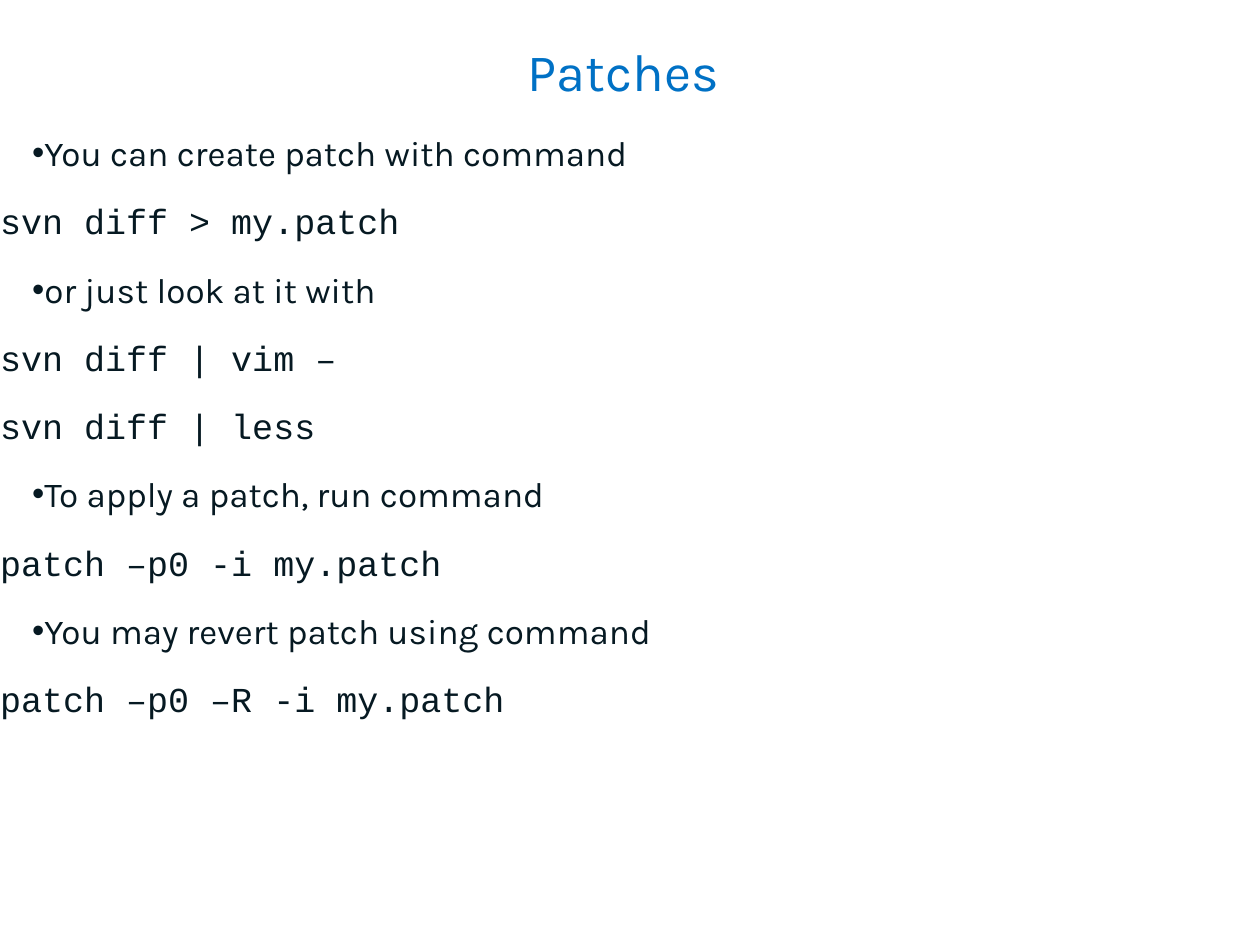
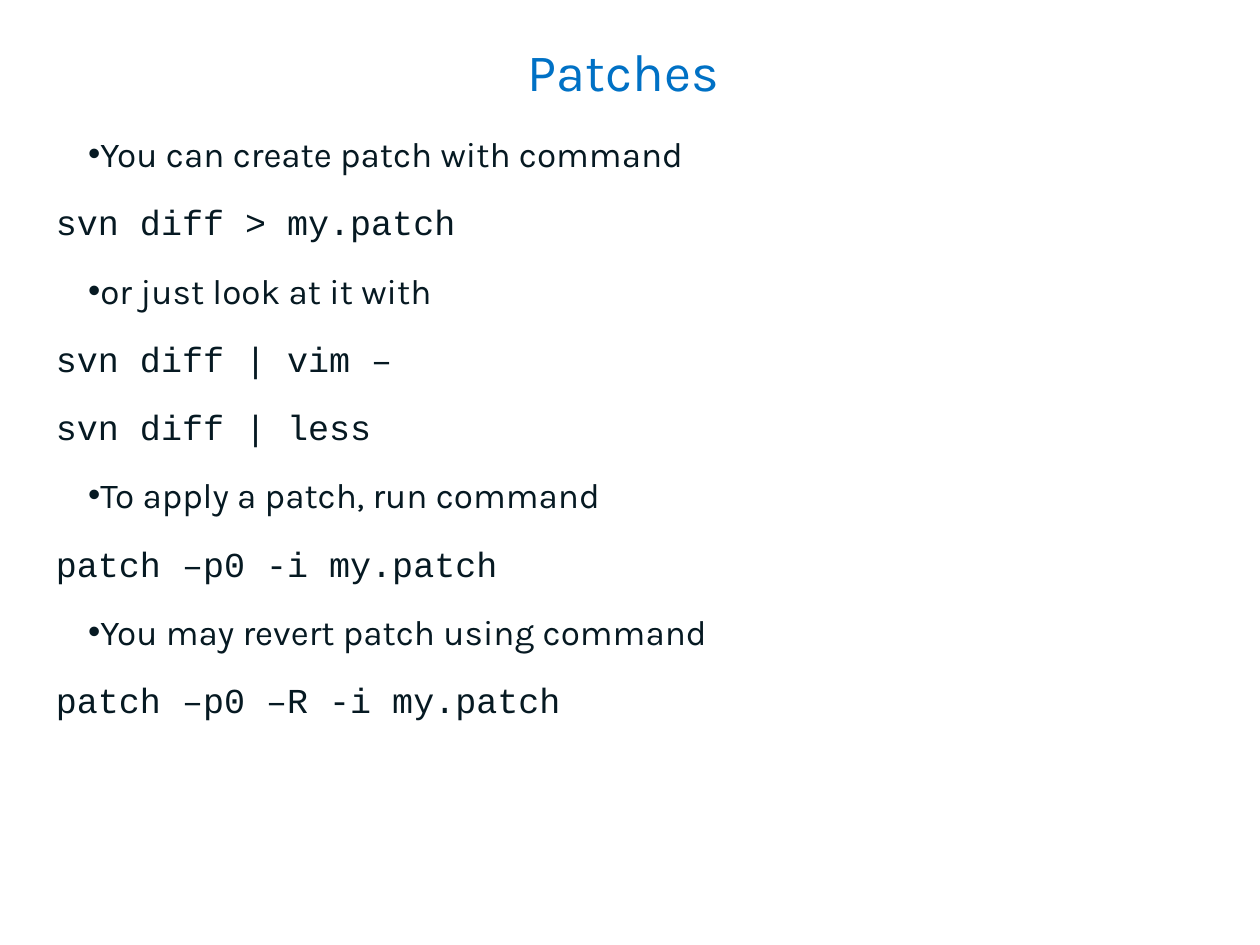
Before and after one commit to MIPT-ILab/mipt-mips, a slide deck: slide 14 of lectures/arch/Lecture_2__05_Oct__Project_Introduction__Eng_text__No_audio.pptx. Drawn at 1260x945 pixels with LibreOffice and Linux fonts; fonts in the diff are those of the drawing; background and template pictures are left out. Boxes give left, top, right and bottom in pixels: in the first picture for what was removed or moved away, otherwise in the second. Text is boxed around its words. In the diff, an @@ line names an element or a change of style, - is before the commit and + after.

```diff
--- a/lectures/arch/Lecture_2__05_Oct__Project_Introduction__Eng_text__No_audio.pptx
+++ b/lectures/arch/Lecture_2__05_Oct__Project_Introduction__Eng_text__No_audio.pptx
@@ text "You can create patch with ...": place and size @@
-text "You can create patch with ..." at <box>0,142,651,720</box>
+text "You can create patch with ..." at <box>56,143,707,721</box>
```
Also in this commit, not shown: 3 other slides changed.
